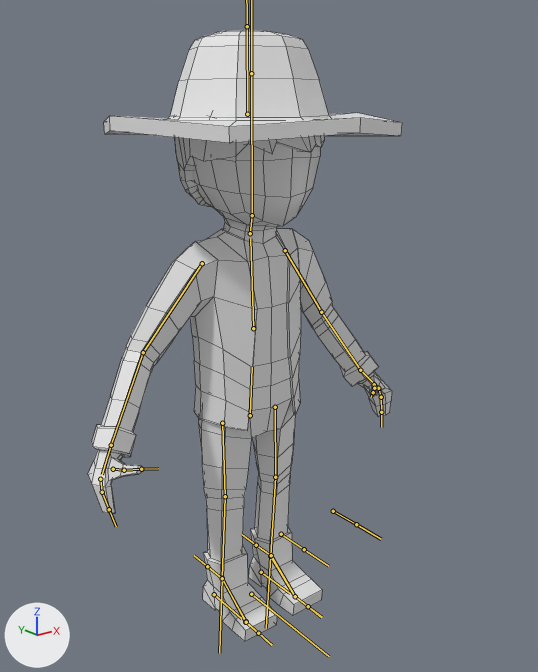
An edit to the FBX model OutofLight/Assets/Graphics/PlayerCharacter/Dave med lykta.fbx, drawn before and after from the same camera.
One viewpoint serves both versions: a camera (50 mm lens) standing at (-1.108, -1.478, 1.361) and looking at (0.013, -0.077, 0.8). The axes (+X, +Y, +Z) are drawn at lower left. The lights are the same throughout. The bones that bend it are drawn over the model as lines. Mesh edges are drawn as thin lines.

In view in the first picture: 'Character'.
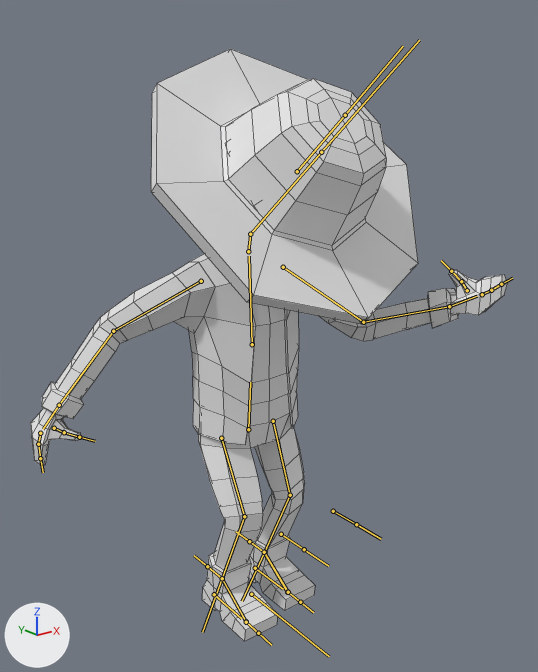
The newer file adds an action. The first version stands in its rest pose; the second is drawn at frame 25 of the action 'Armature|Falling'.

Changed parts and their boxes (x1, y1, x2, y2) in the pictures (538 x 672 px):
'Character', posed (51% wider): before (88, 30, 402, 642); after (31, 49, 507, 641)
bone 'Hat', root to tip: before (247, 114) to (247, 26); after (297, 171) to (345, 115)
bone 'Torso', root to tip: before (250, 415) to (252, 367); after (248, 429) to (250, 382)
bone 'Head', root to tip: before (252, 215) to (251, 73); after (250, 234) to (321, 152)
bone 'Upper Arm.L', root to tip: before (285, 250) to (321, 312); after (283, 267) to (363, 322)
bone 'Lower Arm.L', root to tip: before (321, 312) to (360, 370); after (363, 322) to (449, 306)
bone 'Upper Arm.R', root to tip: before (202, 263) to (143, 352); after (201, 281) to (113, 331)
bone 'Lower Arm.R', root to tip: before (143, 352) to (111, 445); after (113, 331) to (59, 405)
bone 'Upper Leg.L', root to tip: before (275, 407) to (275, 477); after (273, 421) to (290, 495)
bone 'Lower Leg.L', root to tip: before (275, 477) to (270, 556); after (290, 495) to (264, 552)
bone 'Upper Leg.R', root to tip: before (222, 423) to (225, 496); after (221, 438) to (244, 516)
bone 'Lower Leg.R', root to tip: before (225, 496) to (222, 578); after (244, 516) to (222, 578)
bone 'Leg Control.L', root to tip: before (261, 572) to (290, 593); after (255, 568) to (283, 589)

The edits, one by one:
Bone 'Hat' (bone_hat) moves from (0.0, 0.0, 0.0) to (0.01, -1.21, 1.79).
Bone 'Hat' (bone_hat) turns from (0, 0, 0) to (50, 0, 0) degrees about its own x, y and z.
Bone 'Torso' (bone_torso) moves from (0.0, 0.0, 0.0) to (-0.02, -0.47, 0.06).
Bone 'Head' (bone_head) turns from (0, 0, 0) to (-50, 0, 0) degrees about its own x, y and z.
Bone 'Upper Arm.L' (bone_upper_arm_l) turns from (0, 0, 0) to (-5, -20, -53) degrees about its own x, y and z.
Bone 'Lower Arm.L' (bone_lower_arm_l) turns from (0, 0, 0) to (34, -30, -40) degrees about its own x, y and z.
Bone 'Upper Arm.R' (bone_upper_arm_r) turns from (0, 0, 0) to (16, -9, -30) degrees about its own x, y and z.
Bone 'Lower Arm.R' (bone_lower_arm_r) turns from (0, 0, 0) to (1, 0, 8) degrees about its own x, y and z.
Bone 'Upper Leg.L' (bone_upper_leg_l) turns from (0, 0, 0) to (19, 1, 1) degrees about its own x, y and z.
Bone 'Lower Leg.L' (bone_lower_leg_l) turns from (0, 0, 0) to (40, -1, 0) degrees about its own x, y and z.
Bone 'Upper Leg.R' (bone_upper_leg_r) turns from (0, 0, 0) to (27, 0, 0) degrees about its own x, y and z.
Bone 'Lower Leg.R' (bone_lower_leg_r) turns from (0, 0, 0) to (45, 0, 0) degrees about its own x, y and z.
Bone 'Leg Control.L' (bone_leg_control_l) moves from (0.0, 0.0, 0.0) to (-0.03, -0.36, -0.07).
